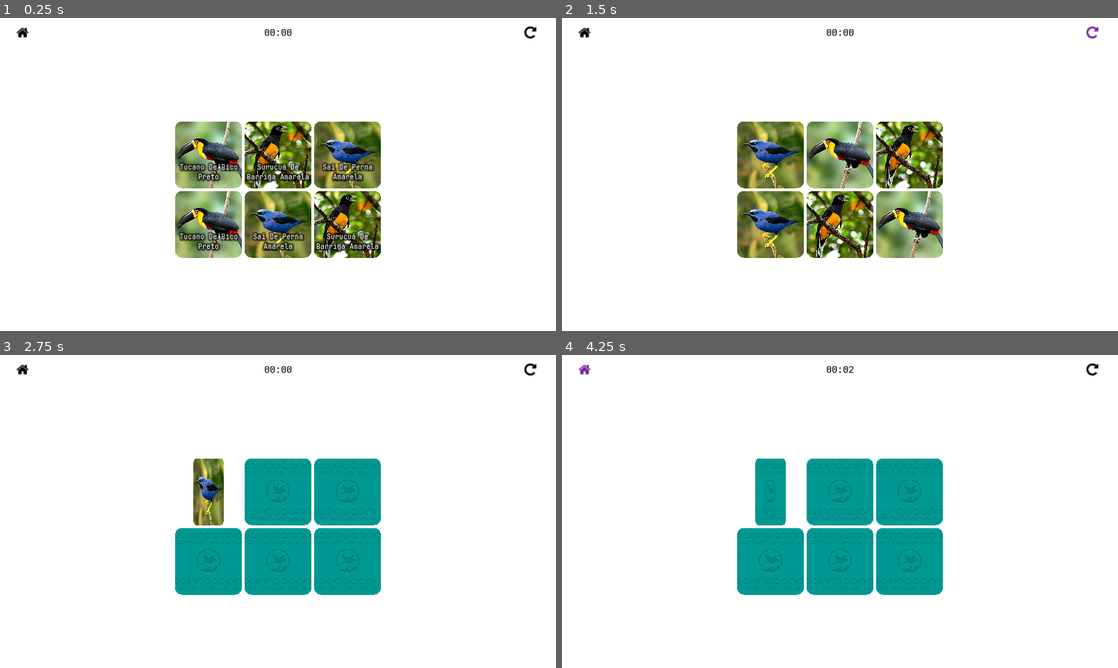
Above: before the commit, frames 1-4 (two rows, left to right).
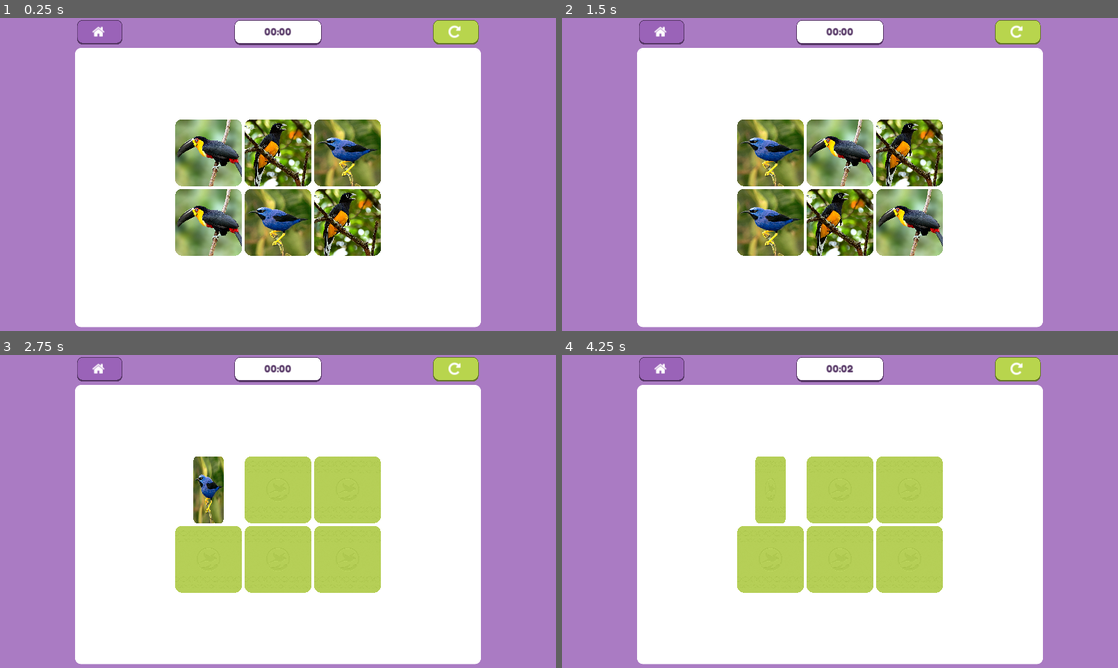
Above: after the commit, the same moments.

Repository: Plataforma-Ciencia-em-Sintese/memory-game
Game: Godot game, scene res://main/main.tscn
The game is run twice, just before and just after one commit, with the same random seed, the same clock (stepped at 60 frames per second) and the same inputs.
Inputs:
- Up to frame 1 (0.25 s): no input
- Up to frame 2 (1.5 s): click "" at 0.5 s; click "" at 1.25 s
- Up to frame 3 (2.75 s): click "Sai De Perna Amarela" at 2 s
- Up to frame 4 (4.25 s): click "Surucuá De Barriga Amarela" at 2.75 s; click "" at 3.5 s

The runs differ from the first frame. In frame 1, 42% of the frame differs, in the area x 0-100%, y 0-100%; in frame 2, 40%; in frame 3, 47%; in frame 4, 48%.

Commit message:
Visual customization in the game scene

Diff:
--- a/memory-game/game/card/card.gd
+++ b/memory-game/game/card/card.gd
@@ -70,7 +70,7 @@
 		State.COMPLETED:
 			disabled = true
 			label.visible = true
-			self_modulate = Color(0.5, 0.5, 0.5, 1.0)
+			self_modulate = Color(0.65, 0.65, 0.65, 1.0)
 
 
 func get_current_state() -> int:
@@ -137,9 +137,9 @@
 
 
 func _on_CardButton_mouse_entered() -> void:
-	if get_current_state() == State.FRONT:
-		label.visible = true
-
+#	if get_current_state() == State.FRONT:
+#		label.visible = true
+	pass
 
 func _on_CardButton_mouse_exited() -> void:
 	if get_current_state() == State.FRONT:
--- a/memory-game/game/card/card.tscn
+++ b/memory-game/game/card/card.tscn
@@ -1,6 +1,6 @@
 [gd_scene load_steps=7 format=2]
 
-[ext_resource path="res://assets/fonts/JetBrainsMonoNerdFontCompleteM-Regular.ttf" type="DynamicFontData" id=1]
+[ext_resource path="res://assets/fonts/FredokaOne/FredokaOne-Regular.ttf" type="DynamicFontData" id=1]
 [ext_resource path="res://game/card/rounded_edges.shader" type="Shader" id=2]
 [ext_resource path="res://game/card/local_images/alma_de_gato.png" type="Texture" id=3]
 [ext_resource path="res://game/card/card.gd" type="Script" id=4]
@@ -13,8 +13,8 @@
 
 [sub_resource type="DynamicFont" id=6]
 size = 24
-outline_size = 6
-outline_color = Color( 0, 0, 0, 0.329412 )
+outline_size = 2
+outline_color = Color( 0, 0, 0, 1 )
 use_filter = true
 font_data = ExtResource( 1 )
 
@@ -31,6 +31,7 @@
 }
 
 [node name="Label" type="Label" parent="."]
+visible = false
 anchor_right = 1.0
 anchor_bottom = 0.905
 margin_bottom = -0.400024
--- a/memory-game/game/game.tscn
+++ b/memory-game/game/game.tscn
@@ -1,7 +1,8 @@
-[gd_scene load_steps=8 format=2]
+[gd_scene load_steps=23 format=2]
 
 [ext_resource path="res://assets/fonts/JetBrainsMonoNerdFontCompleteM-Regular.ttf" type="DynamicFontData" id=1]
 [ext_resource path="res://game/game.gd" type="Script" id=2]
+[ext_resource path="res://assets/fonts/FredokaOne/FredokaOne-Regular.ttf" type="DynamicFontData" id=3]
 
 [sub_resource type="DynamicFont" id=1]
 size = 70
@@ -11,10 +12,82 @@
 extra_spacing_char = 10
 font_data = ExtResource( 1 )
 
+[sub_resource type="StyleBoxFlat" id=11]
+bg_color = Color( 0.603922, 0.388235, 0.721569, 1 )
+border_width_left = 2
+border_width_top = 2
+border_width_right = 2
+border_width_bottom = 6
+border_color = Color( 0.333333, 0.211765, 0.396078, 1 )
+corner_radius_top_left = 20
+corner_radius_top_right = 20
+corner_radius_bottom_right = 20
+corner_radius_bottom_left = 20
+
+[sub_resource type="StyleBoxFlat" id=12]
+bg_color = Color( 1, 1, 1, 1 )
+border_width_left = 2
+border_width_top = 2
+border_width_right = 2
+border_width_bottom = 6
+border_color = Color( 0.333333, 0.211765, 0.396078, 1 )
+corner_radius_top_left = 20
+corner_radius_top_right = 20
+corner_radius_bottom_right = 20
+corner_radius_bottom_left = 20
+
+[sub_resource type="StyleBoxFlat" id=13]
+bg_color = Color( 0.603922, 0.388235, 0.721569, 1 )
+border_width_left = 2
+border_width_top = 2
+border_width_right = 2
+border_width_bottom = 6
+border_color = Color( 0.333333, 0.211765, 0.396078, 1 )
+corner_radius_top_left = 20
+corner_radius_top_right = 20
+corner_radius_bottom_right = 20
+corner_radius_bottom_left = 20
+
+[sub_resource type="StyleBoxFlat" id=14]
+bg_color = Color( 0.603922, 0.388235, 0.721569, 1 )
+border_width_left = 2
+border_width_top = 2
+border_width_right = 2
+border_width_bottom = 6
+border_color = Color( 0.333333, 0.211765, 0.396078, 1 )
+corner_radius_top_left = 20
+corner_radius_top_right = 20
+corner_radius_bottom_right = 20
+corner_radius_bottom_left = 20
+
+[sub_resource type="StyleBoxFlat" id=15]
+bg_color = Color( 0.603922, 0.388235, 0.721569, 1 )
+border_width_left = 2
+border_width_top = 2
+border_width_right = 2
+border_width_bottom = 6
+border_color = Color( 0.333333, 0.211765, 0.396078, 1 )
+corner_radius_top_left = 20
+corner_radius_top_right = 20
+corner_radius_bottom_right = 20
+corner_radius_bottom_left = 20
+
 [sub_resource type="DynamicFont" id=5]
 size = 34
 use_filter = true
-font_data = ExtResource( 1 )
+font_data = ExtResource( 3 )
+
+[sub_resource type="StyleBoxFlat" id=21]
+bg_color = Color( 1, 1, 1, 1 )
+border_width_left = 2
+border_width_top = 2
+border_width_right = 2
+border_width_bottom = 6
+border_color = Color( 0.333333, 0.211765, 0.396078, 1 )
+corner_radius_top_left = 20
+corner_radius_top_right = 20
+corner_radius_bottom_right = 20
+corner_radius_bottom_left = 20
 
 [sub_resource type="StyleBoxFlat" id=2]
 bg_color = Color( 0.564706, 0.231373, 0.741176, 1 )
@@ -38,6 +111,85 @@
 extra_spacing_bottom = -5
 font_data = ExtResource( 1 )
 
+[sub_resource type="DynamicFont" id=7]
+size = 70
+use_filter = true
+extra_spacing_top = -5
+extra_spacing_bottom = -5
+extra_spacing_char = 10
+font_data = ExtResource( 1 )
+
+[sub_resource type="StyleBoxFlat" id=16]
+bg_color = Color( 0.721569, 0.835294, 0.301961, 1 )
+border_width_left = 2
+border_width_top = 2
+border_width_right = 2
+border_width_bottom = 6
+border_color = Color( 0.396078, 0.458824, 0.164706, 1 )
+corner_radius_top_left = 20
+corner_radius_top_right = 20
+corner_radius_bottom_right = 20
+corner_radius_bottom_left = 20
+
+[sub_resource type="StyleBoxFlat" id=17]
+bg_color = Color( 1, 1, 1, 1 )
+border_width_left = 2
+border_width_top = 2
+border_width_right = 2
+border_width_bottom = 6
+border_color = Color( 0.396078, 0.458824, 0.164706, 1 )
+corner_radius_top_left = 20
+corner_radius_top_right = 20
+corner_radius_bottom_right = 20
+corner_radius_bottom_left = 20
+
+[sub_resource type="StyleBoxFlat" id=18]
+bg_color = Color( 0.721569, 0.835294, 0.301961, 1 )
+border_width_left = 2
+border_width_top = 2
+border_width_right = 2
+border_width_bottom = 6
+border_color = Color( 0.396078, 0.458824, 0.164706, 1 )
+corner_radius_top_left = 20
+corner_radius_top_right = 20
+corner_radius_bottom_right = 20
+corner_radius_bottom_left = 20
+
+[sub_resource type="StyleBoxFlat" id=19]
+bg_color = Color( 0.721569, 0.835294, 0.301961, 1 )
+border_width_left = 2
+border_width_top = 2
+border_width_right = 2
+border_width_bottom = 6
+border_color = Color( 0.396078, 0.458824, 0.164706, 1 )
+corner_radius_top_left = 20
+corner_radius_top_right = 20
+corner_radius_bottom_right = 20
+corner_radius_bottom_left = 20
+
+[sub_resource type="StyleBoxFlat" id=20]
+bg_color = Color( 0.721569, 0.835294, 0.301961, 1 )
+border_width_left = 2
+border_width_top = 2
+border_width_right = 2
+border_width_bottom = 6
+border_color = Color( 0.396078, 0.458824, 0.164706, 1 )
+corner_radius_top_left = 20
+corner_radius_top_right = 20
+corner_radius_bottom_right = 20
+corner_radius_bottom_left = 20
+
+[sub_resource type="StyleBoxFlat" id=9]
+bg_color = Color( 1, 1, 1, 1 )
+
+[sub_resource type="StyleBoxFlat" id=10]
+bg_color = Color( 1, 1, 1, 1 )
+corner_radius_top_left = 20
+corner_radius_top_right = 20
+corner_radius_bottom_right = 20
+corner_radius_bottom_left = 20
+anti_aliasing_size = 1.339
+
 [node name="Game" type="Control"]
 anchor_right = 1.0
 anchor_bottom = 1.0
@@ -46,65 +198,78 @@
 [node name="BackGroundColor" type="ColorRect" parent="."]
 anchor_right = 1.0
 anchor_bottom = 1.0
+color = Color( 0.666667, 0.482353, 0.764706, 1 )
 
 [node name="VBoxContainer" type="VBoxContainer" parent="."]
-anchor_right = 1.0
-anchor_bottom = 1.0
+anchor_left = 0.5
+anchor_top = 0.5
+anchor_right = 0.5
+anchor_bottom = 0.5
+margin_left = -700.0
+margin_top = -540.0
+margin_right = 700.0
+margin_bottom = 526.0
 
 [node name="BarContainer" type="PanelContainer" parent="VBoxContainer"]
 self_modulate = Color( 0.592157, 0.592157, 0.592157, 0 )
-margin_right = 1920.0
+margin_right = 1400.0
 margin_bottom = 100.0
 rect_min_size = Vector2( 0, 100 )
 
 [node name="HBoxContainer" type="HBoxContainer" parent="VBoxContainer/BarContainer"]
 margin_left = 7.0
 margin_top = 7.0
-margin_right = 1913.0
+margin_right = 1393.0
 margin_bottom = 93.0
 custom_constants/separation = 20
 
-[node name="ReturnMenu" type="LinkButton" parent="VBoxContainer/BarContainer/HBoxContainer"]
-margin_top = 5.0
-margin_right = 156.0
-margin_bottom = 81.0
+[node name="ReturnMenu" type="Button" parent="VBoxContainer/BarContainer/HBoxContainer"]
+margin_top = 1.0
+margin_right = 160.0
+margin_bottom = 85.0
 rect_min_size = Vector2( 60, 0 )
+focus_mode = 0
 size_flags_horizontal = 4
 size_flags_vertical = 4
-custom_colors/font_color_focus = Color( 0, 0, 0, 1 )
-custom_colors/font_color = Color( 0, 0, 0, 1 )
-custom_colors/font_color_hover = Color( 0.454902, 0.14902, 0.619608, 1 )
-custom_colors/font_color_pressed = Color( 0.662745, 0.282353, 0.866667, 1 )
+custom_colors/font_color = Color( 1, 1, 1, 1 )
+custom_colors/font_color_hover = Color( 1, 1, 1, 1 )
+custom_colors/font_color_pressed = Color( 0.603922, 0.388235, 0.721569, 1 )
 custom_fonts/font = SubResource( 1 )
+custom_styles/hover = SubResource( 11 )
+custom_styles/pressed = SubResource( 12 )
+custom_styles/focus = SubResource( 13 )
+custom_styles/disabled = SubResource( 14 )
+custom_styles/normal = SubResource( 15 )
 enabled_focus_mode = 0
 text = "  "
-underline = 2
 
 [node name="HBoxContainer" type="HBoxContainer" parent="VBoxContainer/BarContainer/HBoxContainer"]
-margin_left = 176.0
-margin_right = 1730.0
+margin_left = 180.0
+margin_right = 1206.0
 margin_bottom = 86.0
 size_flags_horizontal = 3
 custom_constants/separation = 70
 
 [node name="Time" type="Label" parent="VBoxContainer/BarContainer/HBoxContainer/HBoxContainer"]
-margin_top = 21.0
-margin_right = 1554.0
-margin_bottom = 64.0
+margin_left = 363.0
+margin_right = 663.0
+margin_bottom = 86.0
 rect_min_size = Vector2( 300, 0 )
-size_flags_horizontal = 3
-custom_colors/font_color = Color( 0, 0, 0, 1 )
+size_flags_horizontal = 6
+size_flags_vertical = 1
+custom_colors/font_color = Color( 0.333333, 0.211765, 0.396078, 1 )
 custom_colors/font_outline_modulate = Color( 0, 0, 0, 1 )
 custom_fonts/font = SubResource( 5 )
+custom_styles/normal = SubResource( 21 )
 text = "00:00"
 align = 1
 valign = 1
 
 [node name="TextureProgress" type="ProgressBar" parent="VBoxContainer/BarContainer/HBoxContainer/HBoxContainer"]
 visible = false
-margin_left = 370.0
+margin_left = 548.0
 margin_top = 23.0
-margin_right = 1184.0
+margin_right = 1026.0
 margin_bottom = 63.0
 rect_min_size = Vector2( 0, 40 )
 size_flags_horizontal = 3
@@ -115,6 +280,7 @@
 percent_visible = false
 
 [node name="TimeIcon" type="Label" parent="VBoxContainer/BarContainer/HBoxContainer/HBoxContainer/TextureProgress"]
+visible = false
 anchor_right = 1.0
 anchor_bottom = 1.0
 custom_colors/font_color = Color( 0, 0, 0, 1 )
@@ -125,9 +291,9 @@
 
 [node name="FailedAttempt" type="Label" parent="VBoxContainer/BarContainer/HBoxContainer/HBoxContainer"]
 visible = false
-margin_left = 370.0
+margin_left = 1254.0
 margin_top = 21.0
-margin_right = 670.0
+margin_right = 1554.0
 margin_bottom = 64.0
 rect_min_size = Vector2( 300, 0 )
 custom_colors/font_color = Color( 0, 0, 0, 1 )
@@ -137,35 +303,50 @@
 align = 1
 valign = 1
 
-[node name="Restart" type="LinkButton" parent="VBoxContainer/BarContainer/HBoxContainer"]
-margin_left = 1750.0
-margin_top = 5.0
-margin_right = 1906.0
-margin_bottom = 81.0
+[node name="Restart" type="Button" parent="VBoxContainer/BarContainer/HBoxContainer"]
+margin_left = 1226.0
+margin_top = 1.0
+margin_right = 1386.0
+margin_bottom = 85.0
 rect_min_size = Vector2( 60, 0 )
+focus_mode = 0
 size_flags_horizontal = 4
 size_flags_vertical = 4
 custom_colors/font_color_focus = Color( 0, 0, 0, 1 )
-custom_colors/font_color = Color( 0, 0, 0, 1 )
-custom_colors/font_color_hover = Color( 0.454902, 0.14902, 0.619608, 1 )
-custom_colors/font_color_pressed = Color( 0.662745, 0.282353, 0.866667, 1 )
-custom_fonts/font = SubResource( 1 )
+custom_colors/font_color = Color( 1, 1, 1, 1 )
+custom_colors/font_color_hover = Color( 1, 1, 1, 1 )
+custom_colors/font_color_pressed = Color( 0.721569, 0.835294, 0.301961, 1 )
+custom_fonts/font = SubResource( 7 )
+custom_styles/hover = SubResource( 16 )
+custom_styles/pressed = SubResource( 17 )
+custom_styles/focus = SubResource( 18 )
+custom_styles/disabled = SubResource( 19 )
+custom_styles/normal = SubResource( 20 )
 enabled_focus_mode = 0
 text = "  "
-underline = 2
+__meta__ = {
+"_editor_description_": ""
+}
 
 [node name="GameContainer" type="PanelContainer" parent="VBoxContainer"]
 self_modulate = Color( 1, 1, 1, 0 )
 margin_top = 104.0
-margin_right = 1920.0
-margin_bottom = 1080.0
+margin_right = 1400.0
+margin_bottom = 1066.0
+size_flags_horizontal = 5
 size_flags_vertical = 3
+custom_styles/panel = SubResource( 9 )
+
+[node name="Panel" type="Panel" parent="VBoxContainer/GameContainer"]
+margin_right = 1400.0
+margin_bottom = 962.0
+custom_styles/panel = SubResource( 10 )
 
 [node name="AspectRatioContainer" type="AspectRatioContainer" parent="VBoxContainer/GameContainer"]
-margin_left = 960.0
-margin_top = 488.0
-margin_right = 960.0
-margin_bottom = 488.0
+margin_left = 700.0
+margin_top = 481.0
+margin_right = 700.0
+margin_bottom = 481.0
 size_flags_horizontal = 4
 size_flags_vertical = 4
 
--- a/memory-game/project.godot
+++ b/memory-game/project.godot
@@ -22,6 +22,7 @@
 
 window/size/width=1920
 window/size/height=1080
+window/size/fullscreen=true
 window/size/test_width=1280
 window/size/test_height=720
 window/stretch/mode="2d"
Binary file changed: memory-game/game/card/back_card.png
Not shown, added: memory-game/game/card/back_card.png~
